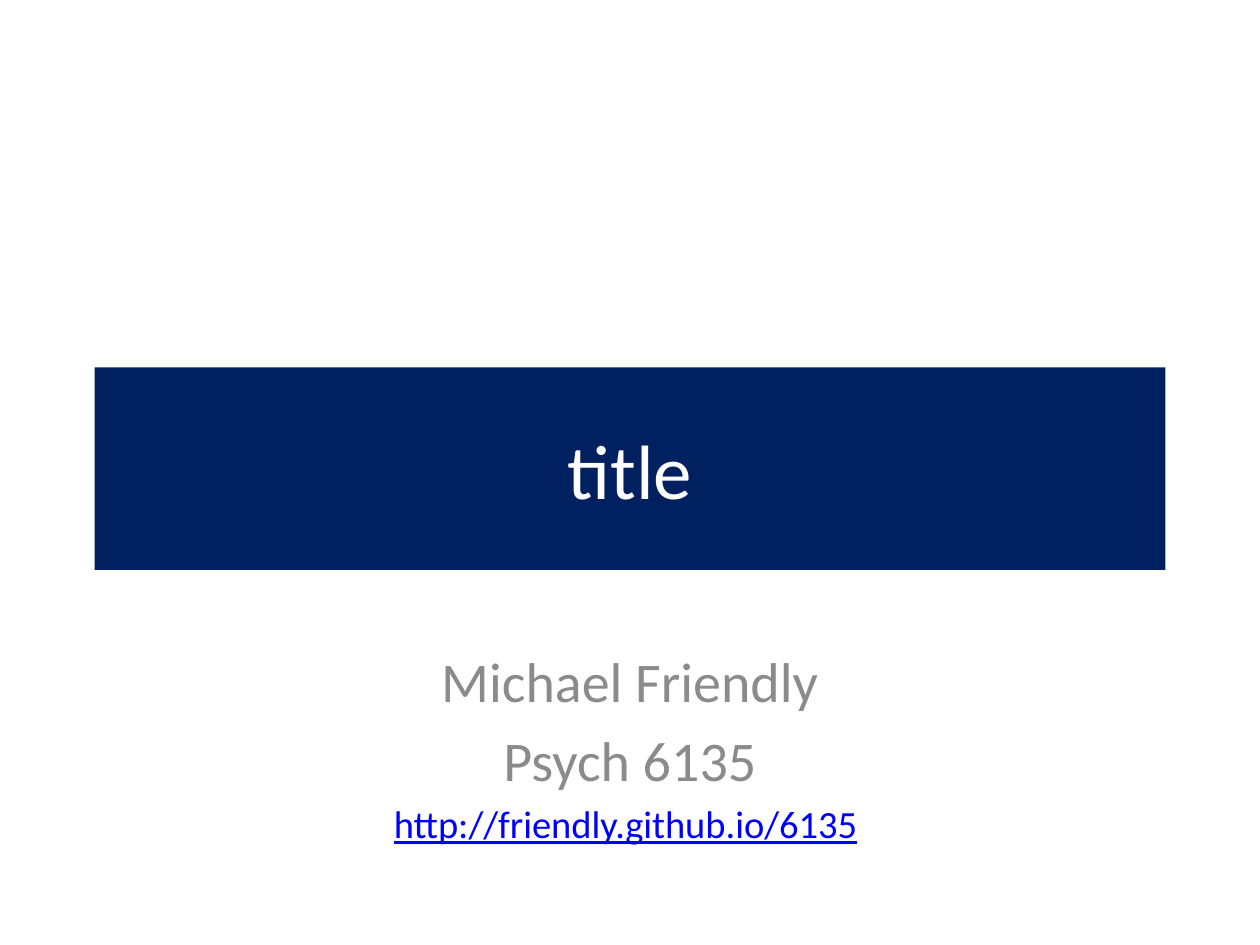
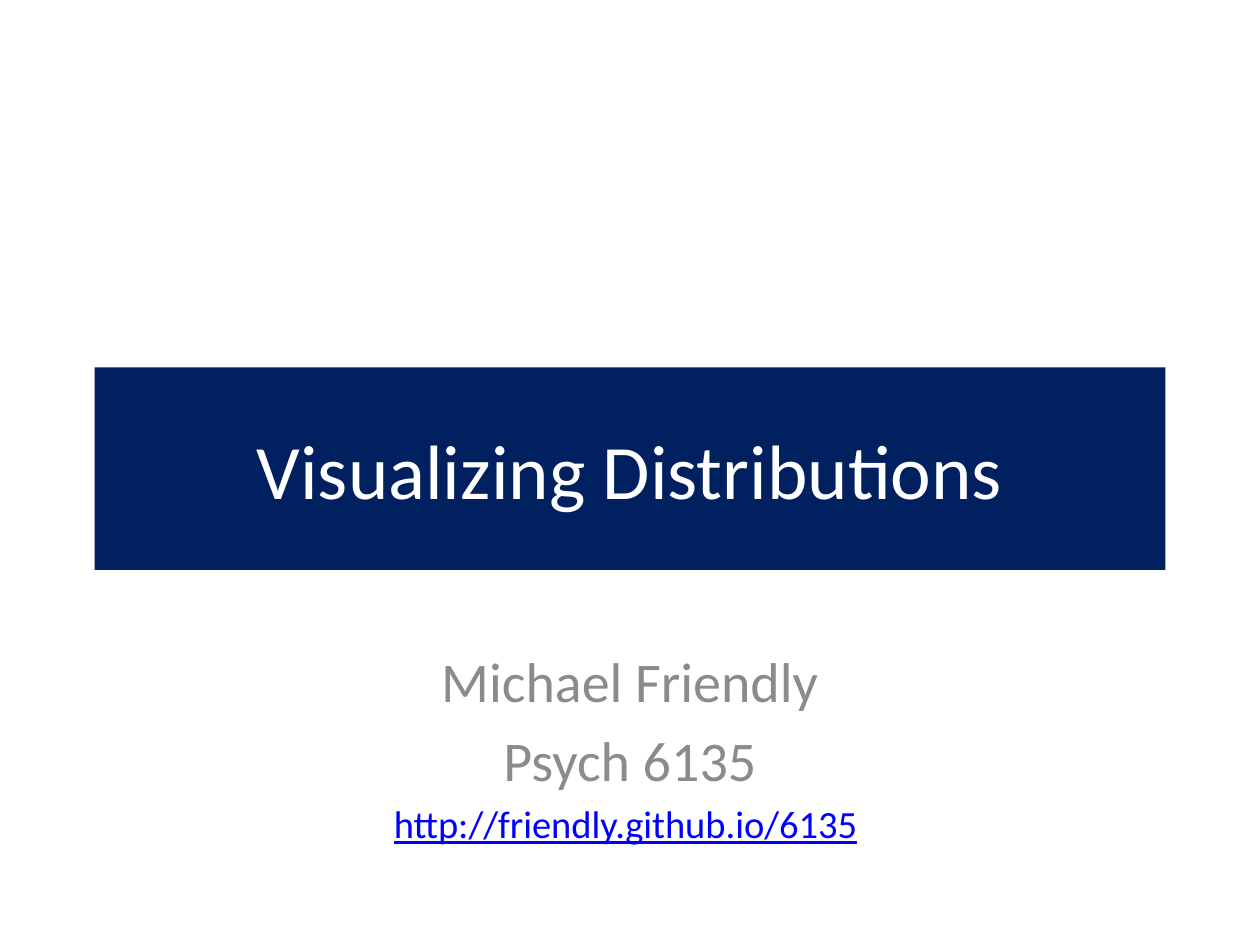
Before and after one commit to friendly/6135, a slide deck: slide 1 of docs/lectures/distributions.pptx. Drawn at 1260x945 pixels with LibreOffice and Linux fonts; fonts in the diff are those of the drawing. Boxes give left, top, right and bottom in pixels: in the first picture for what was removed or moved away, otherwise in the second. Text is boxed around its words. In the diff, an @@ line names an element or a change of style, - is before the commit and + after.

```diff
--- a/docs/lectures/distributions.pptx
+++ b/docs/lectures/distributions.pptx
@@ title at bbox=[257, 445, 1002, 513]: text changed @@
-title
+Visualizing Distributions
```
Also in this commit, not shown: 30 other files.
